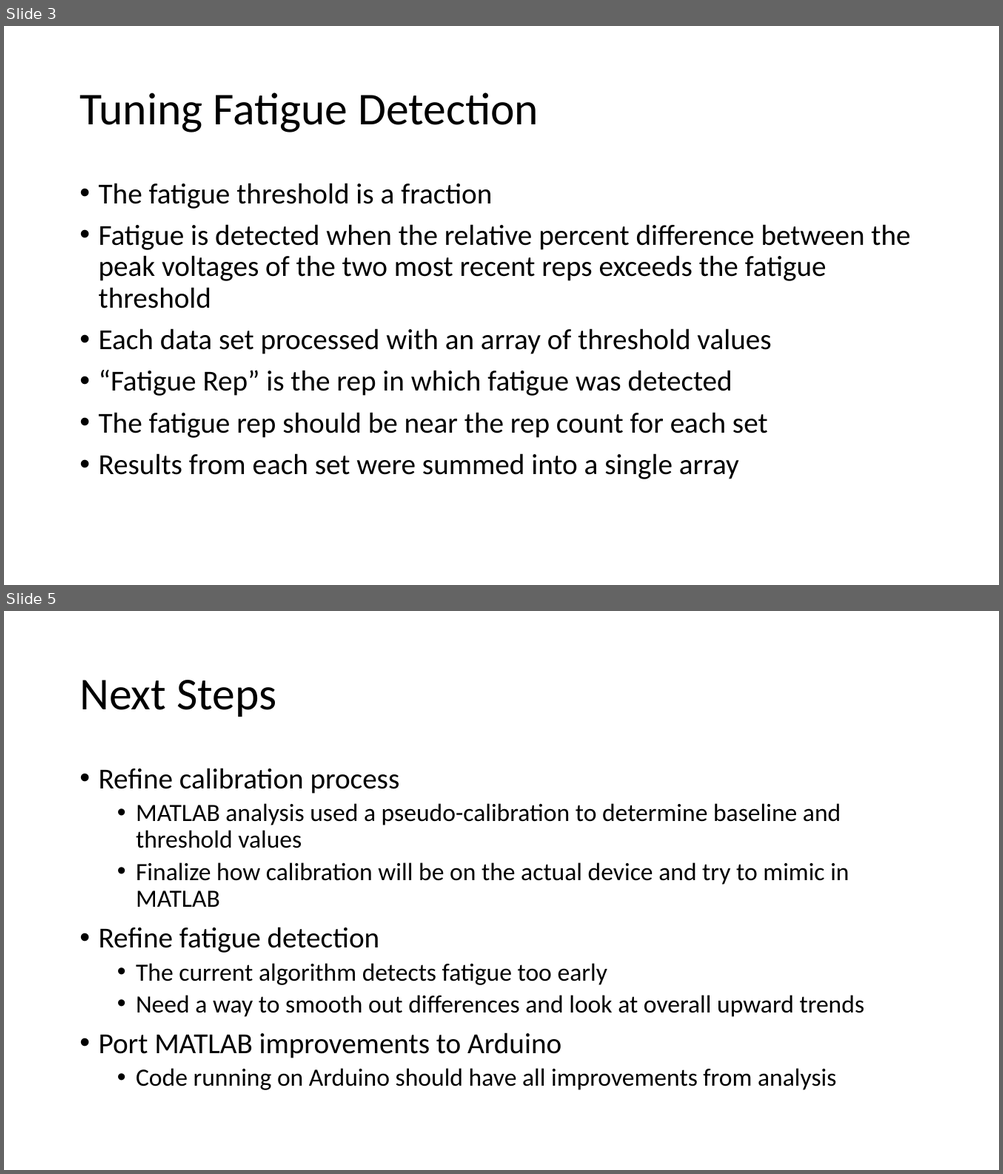
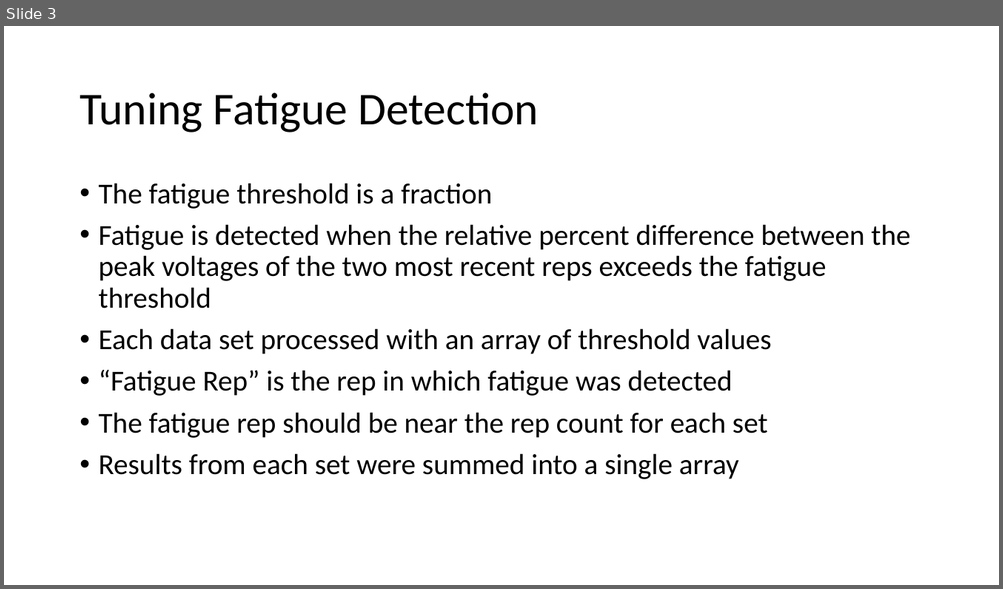
Before and after one commit to capstone411/SHAF, a slide deck: Capstone/Presentations/MATLAB_Analysis.pptx. Shown one above the other, each under a label of ours: slides 3 and 5 before the commit, slide 3 after it; the slides between them are not shown. The pictures are 1003x1174 and 1003x589 pixels, drawn with LibreOffice and Linux fonts; fonts in the diff are those of the drawing. Boxes give left, top, right and bottom in pixels: in the first picture for what was removed or moved away, otherwise in the second. Text is boxed around its words. In the diff, an @@ line names an element or a change of style, - is before the commit and + after.

Commit message:
Add updated fatigueRepReport and MATLAB ppt

```diff
--- a/Capstone/Presentations/MATLAB_Analysis.pptx
+++ b/Capstone/Presentations/MATLAB_Analysis.pptx
@@ slide 5 removed at [4,611,999,1170], background #FFFFFF @@
@@ title removed at [79,680,276,717] @@
-Next Steps
@@ text removed at [99,768,865,1091] @@
-• Refine calibration process
-  • MATLAB analysis used a pseudo-calibration to determine baseline and threshold values
-  • Finalize how calibration will be on the actual device and try to mimic in MATLAB
-• Refine fatigue detection
-  • The current algorithm detects fatigue too early
-  • Need a way to smooth out differences and look at overall upward trends
-• Port MATLAB improvements to Arduino
-  • Code running on Arduino should have all improvements from analysis
```
Also in this commit, not shown: 3 slides changed, 8 other files.
